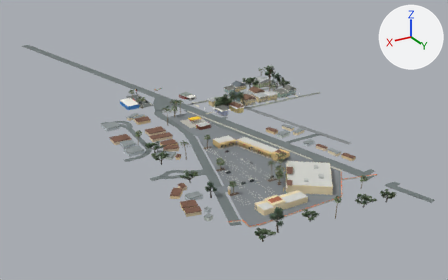
Two versions of the glTF model dist/assets/plaza.glb, one commit apart.
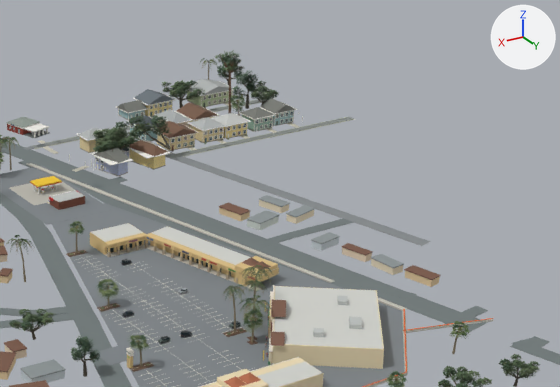
There are two pictures of each version: one whole from a 50 mm camera at (-55.0, -1017.0, 258.0) aimed at (-424.0, -1633.0, -50.0), one close up on the part from 39% to 90% of the width and 16% to 72% of the height. Lighting does not change. The marker at upper right points along +X, +Y and +Z. The last two pictures show the newer version. Where no turn or scale is listed for an object, it has been applied to the vertices. Vertices at exactly the same position are counted once.

Script lines for the objects in view, before the commit:
```python
me_mesh_0 = bpy.data.meshes.new('Mesh_0')
me_mesh_0.from_pydata(...)  # 112896 vertices, 218064 faces; spans x -132.0..132.0, y -174.0..174.0, z -6.0..6.0
me_mesh_0.materials.append(mat_material_0)
me_mesh_1 = bpy.data.meshes.new('Mesh_1')
me_mesh_1.from_pydata(...)  # 420 vertices, 572 faces; spans x -132.0..132.0, y -157.0..157.0, z -5.0..5.0
me_mesh_1.materials.append(mat_material_1)
me_mesh_2 = bpy.data.meshes.new('Mesh_2')
me_mesh_2.from_pydata(...)  # 2696 vertices, 4092 faces; spans x -103.0..103.0, y -154.0..154.0, z -3.0..3.0
me_mesh_2.materials.append(mat_material_2)
me_mesh_4 = bpy.data.meshes.new('Mesh_4')
me_mesh_4.from_pydata(...)  # 3471 vertices, 5069 faces; spans x -147.0..147.0, y -356.0..356.0, z 0.0
me_mesh_4.materials.append(mat_material_4)
me_mesh_5 = bpy.data.meshes.new('Mesh_5')
me_mesh_5.from_pydata(...)  # 131462 vertices, 76087 faces; spans x -125.0..125.0, y -178.0..178.0, z -19.0..19.0
me_mesh_5.materials.append(mat_material_5)
me_mesh_6 = bpy.data.meshes.new('Mesh_6')
me_mesh_6.from_pydata(...)  # 60393 vertices, 101353 faces; spans x -124.0..124.0, y -189.0..189.0, z -19.0..19.0
me_mesh_6.materials.append(mat_material_5)
ob_architecture = bpy.data.objects.new('architecture', me_mesh_0)
ob_architecture.location = (-388.3, -1543.9, 6.3)
ob_foliage = bpy.data.objects.new('foliage', me_mesh_5)
ob_foliage.location = (-397.0, -1518.4, 19.1)
ob_glass = bpy.data.objects.new('glass', me_mesh_2)
ob_glass.location = (-414.4, -1544.8, 3.3)
ob_ground = bpy.data.objects.new('ground', me_mesh_4)
ob_ground.location = (-401.3, -1681.3, 0.3)
ob_roof = bpy.data.objects.new('roof', me_mesh_1)
ob_roof.location = (-387.3, -1537.4, 7.9)
ob_wood = bpy.data.objects.new('wood', me_mesh_6)
ob_wood.location = (-397.5, -1531.2, 18.7)
```
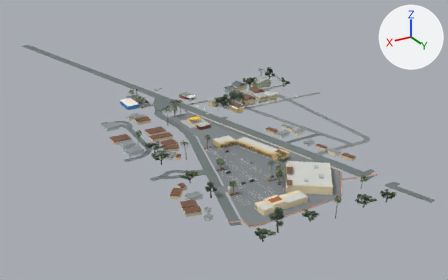
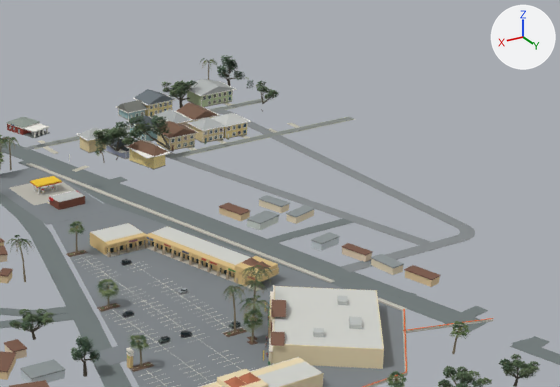
Where the newer file only moved an object's origin or applied its transform, the numbers keep the older frame.

What changed in the scene script:
```text
Change me_mesh_0:
    remove me_mesh_0.from_pydata(...)  # 112896 vertices, 218064 faces; spans x -132.0..132.0, y -174.0..174.0, z -6.0..6.0
    add me_mesh_0.from_pydata(...)  # 111747 vertices, 216335 faces; spans x -124.0..132.0, y -174.0..174.0, z -6.0..6.0
    me_mesh_0 part 1: 148 loose pieces with 1184 vertices, spanning x -132.0..-6.0, y -81.0..-47.0, z -6.0..1.0, are deleted
    other edits to the shape of me_mesh_0 do not show in these pictures
Change me_mesh_1:
    remove me_mesh_1.from_pydata(...)  # 420 vertices, 572 faces; spans x -132.0..132.0, y -157.0..157.0, z -5.0..5.0
    add me_mesh_1.from_pydata(...)  # 402 vertices, 554 faces; spans x -124.0..132.0, y -157.0..157.0, z -5.0..5.0
    me_mesh_1 part 2: the loose piece of 6 vertices spanning x -20.0..-7.0, y -72.0..-53.0, z -1.0..3.0 is deleted
    me_mesh_1 part 3: the loose piece of 6 vertices spanning x -132.0..-118.0, y -87.0..-74.0, z -1.0..3.0 is deleted
    me_mesh_1 part 4: the loose piece of 6 vertices spanning x -117.0..-103.0, y -85.0..-72.0, z -1.0..3.0 is deleted
Change me_mesh_2:
    remove me_mesh_2.from_pydata(...)  # 2696 vertices, 4092 faces; spans x -103.0..103.0, y -154.0..154.0, z -3.0..3.0
    add me_mesh_2.from_pydata(...)  # 2424 vertices, 3660 faces; spans x -95.0..103.0, y -154.0..154.0, z -3.0..3.0
    me_mesh_2 part 5: 28 loose pieces with 272 vertices, spanning x -103.0..18.0, y -68.0..-55.0, z -2.0..3.0, are deleted
    other edits to the shape of me_mesh_2 do not show in these pictures
Change me_mesh_4:
    remove me_mesh_4.from_pydata(...)  # 3471 vertices, 5069 faces; spans x -147.0..147.0, y -356.0..356.0, z 0.0
    add me_mesh_4.from_pydata(...)  # 3559 vertices, 5177 faces; spans x -147.0..147.0, y -356.0..356.0, z 0.0
    me_mesh_4 part 6: the loose piece of 8 vertices spanning x -73.0..-22.0, y 33.0..225.0, z 0.0 is copied, and the copy is turned -13.2 degrees about the z axis through its middle and scaled by 0.901, then moved by (-48.0, 0.0, 0.0); it spans x -99.0..-93.0, y 41.0..217.0, z 0.0
    me_mesh_4 part 7: a new loose piece of 36 vertices spanning x -99.0..-85.0, y 217.0..230.0, z 0.0, in mat_material_4
    me_mesh_4 part 8: a new loose piece of 36 vertices spanning x -99.0..-85.0, y 27.0..41.0, z 0.0, in mat_material_4
    me_mesh_4 part 9: 8 vertices added at x -86.0..-24.0, y 224.0..230.0, z 0.0
Change me_mesh_5:
    remove me_mesh_5.from_pydata(...)  # 131462 vertices, 76087 faces; spans x -125.0..125.0, y -178.0..178.0, z -19.0..19.0
    add me_mesh_5.from_pydata(...)  # 108713 vertices, 63647 faces; spans x -125.0..125.0, y -178.0..178.0, z -19.0..3.0
    me_mesh_5 part 10: 5156 loose pieces with 21482 vertices, spanning x -120.0..2.0, y -141.0..-78.0, z -19.0..19.0, are deleted
    me_mesh_5 part 11: 483 vertices moved within x -122.0..-3.0, y -155.0..-83.0, z -19.0..-1.0; 1316 vertices removed from x -122.0..-2.0, y -155.0..-82.0, z -19.0..-1.0; 49 vertices added at x -122.0..-4.0, y -155.0..-83.0, z -18.0..-2.0
    other edits to the shape of me_mesh_5 do not show in these pictures
Change me_mesh_6:
    remove me_mesh_6.from_pydata(...)  # 60393 vertices, 101353 faces; spans x -124.0..124.0, y -189.0..189.0, z -19.0..19.0
    add me_mesh_6.from_pydata(...)  # 55135 vertices, 92731 faces; spans x -123.0..124.0, y -189.0..189.0, z -19.0..3.0
    me_mesh_6 part 12: 197 loose pieces with 4643 vertices, spanning x -124.0..6.0, y -126.0..-68.0, z -19.0..19.0, are deleted
    me_mesh_6 part 13: 137 vertices moved within x -117.0..-13.0, y -149.0..-69.0, z -19.0..-2.0; 742 vertices removed from x -118.0..0.0, y -149.0..-66.0, z -19.0..-1.0; 133 vertices added at x -112.0..-6.0, y -149.0..-69.0, z -12.0..-2.0
    other edits to the shape of me_mesh_6 do not show in these pictures
```

Where the change shows, as pixel boxes [x1, y1, x2, y2] in the close-ups (560 x 387 px):
'foliage', reshaped
    before: [0, 50, 540, 387]
    after: [0, 55, 540, 387]
'wood', reshaped
    before: [0, 54, 534, 387]
    after: [0, 59, 534, 387]
'glass', reshaped
    before: [39, 92, 293, 341]
    after: [39, 91, 246, 341]
part 1 of me_mesh_0, deleted
    before: [90, 102, 297, 176]
part 2 of me_mesh_1, deleted
    before: [93, 148, 131, 163]
part 3 of me_mesh_1, deleted
    before: [260, 98, 295, 113]
part 4 of me_mesh_1, deleted
    before: [240, 107, 275, 119]
part 5 of me_mesh_2, deleted
    before: [96, 112, 293, 169]
part 6 of me_mesh_4, added
    after: [239, 115, 465, 227]
part 7 of me_mesh_4, added
    after: [456, 225, 475, 241]
part 8 of me_mesh_4, added
    after: [208, 109, 233, 115]
part 9 of me_mesh_4, added
    after: [341, 236, 464, 272]
part 10 of me_mesh_5, deleted
    before: [93, 50, 270, 153]
part 11 of me_mesh_5, cut back
    before: [93, 68, 277, 146]
    after: [93, 68, 277, 155]
part 12 of me_mesh_6, deleted
    before: [85, 54, 303, 171]
part 13 of me_mesh_6, cut back
    before: [98, 89, 268, 151]
    after: [116, 72, 263, 150]
